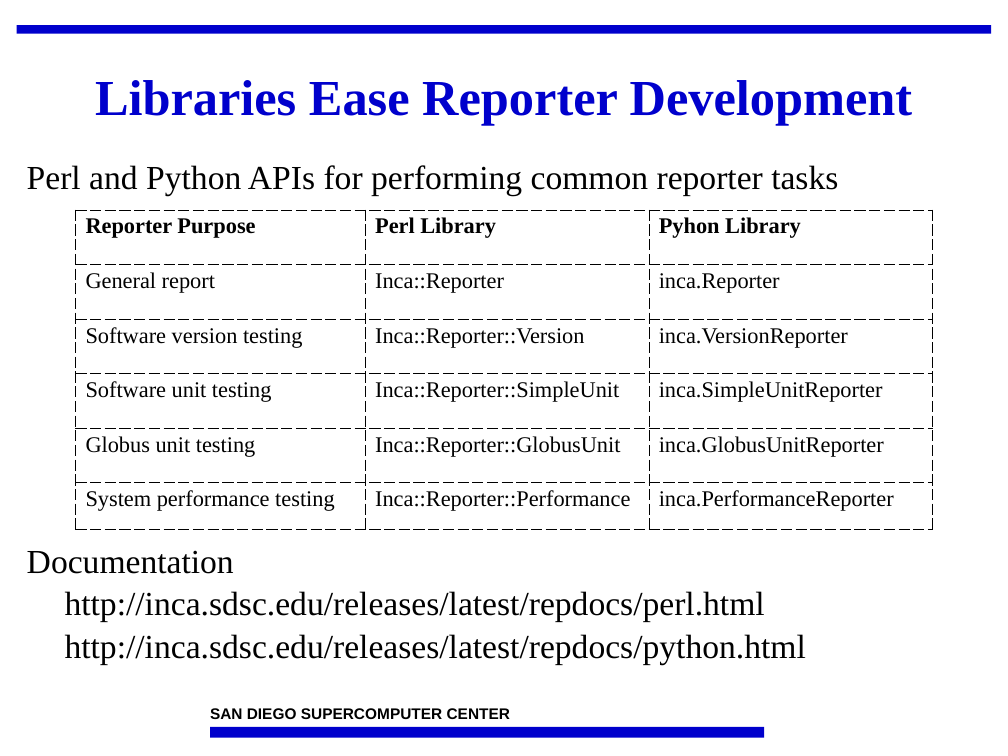
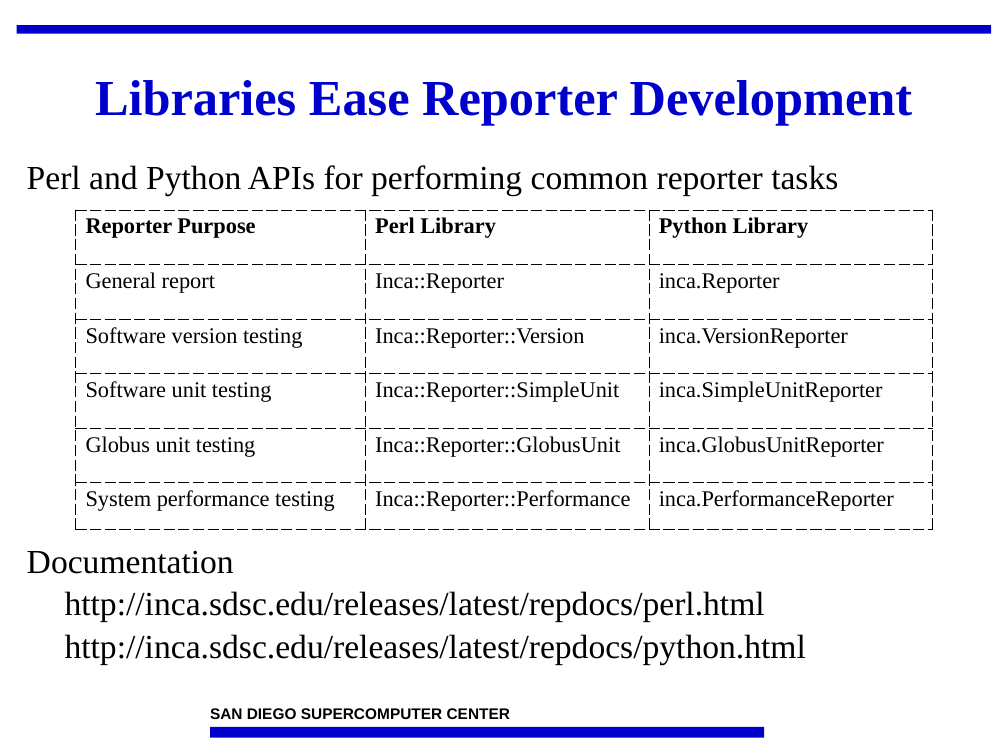
Before and after one commit to IncaProject/inca-xsede, a slide deck: slide 9 of talks/2008workshop/incaReporters.ppt. Drawn at 1008x756 pixels with LibreOffice and Linux fonts; fonts in the diff are those of the drawing; background and template pictures are left out. Boxes give left, top, right and bottom in pixels: in the first picture for what was removed or moved away, otherwise in the second. Text is boxed around its words. In the diff, an @@ line names an element or a change of style, - is before the commit and + after.

```diff
--- a/talks/2008workshop/incaReporters.ppt
+++ b/talks/2008workshop/incaReporters.ppt
@@ table at (76,210,931,529) @@
-row 1, column 3: Pyhon Library
+row 1, column 3: Python Library
```
Also in this commit, not shown: 5 other slides changed, 1 slide added.
